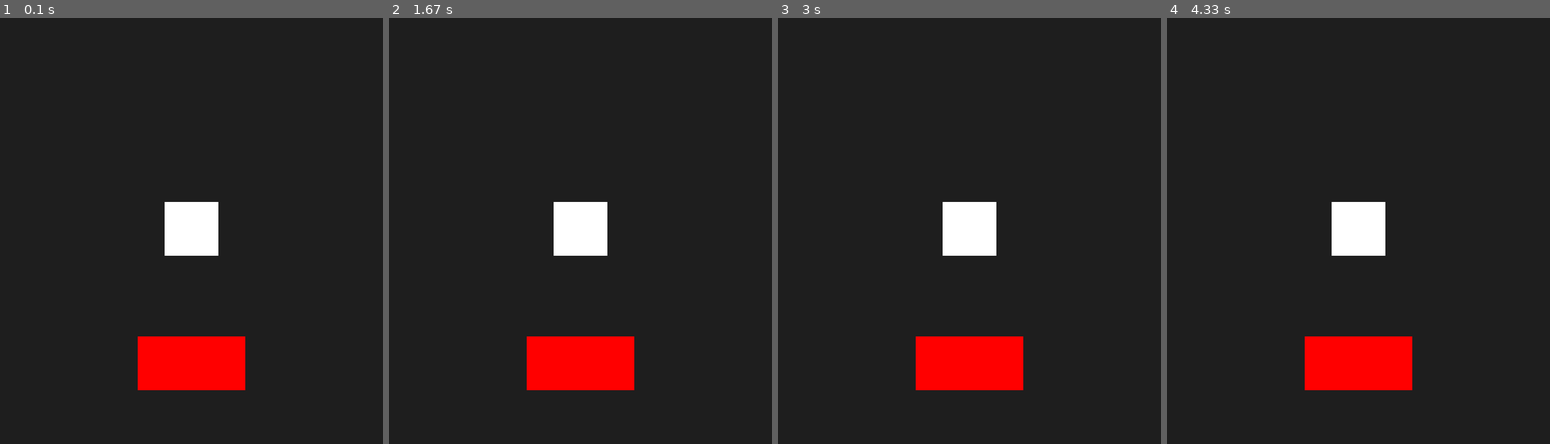
Above: before the commit, frames 1-4 (left to right).
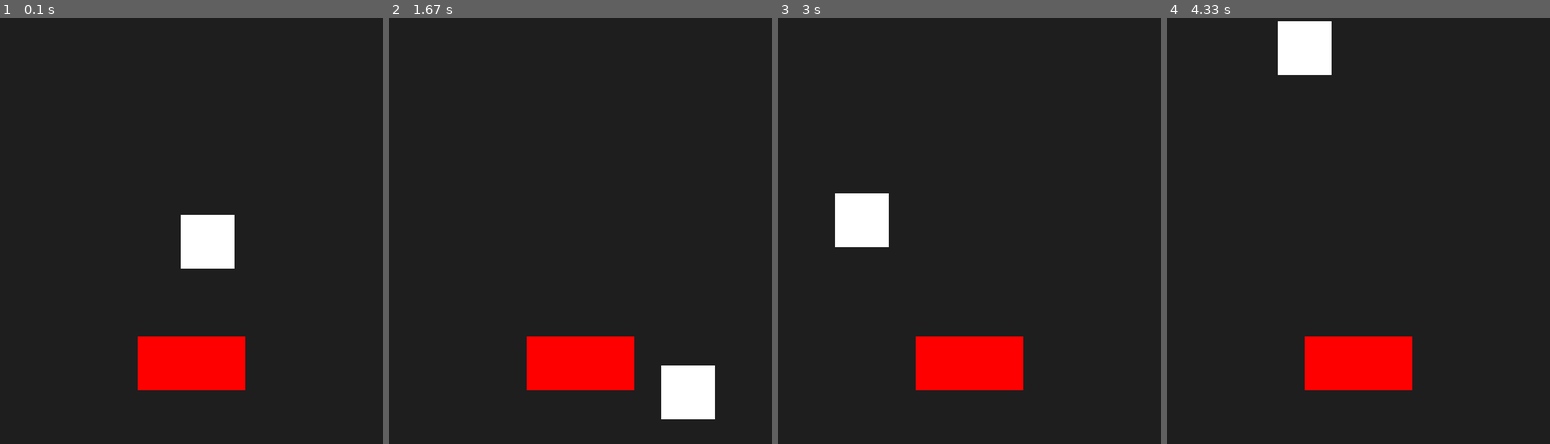
Above: after the commit, the same moments.

Repository: brccabral/Python_Pygame_CollisionsStaticMoving
Game: pygame game, started from main.py
Same seed, same stepped clock (60 frames per second), same inputs: the game is played once before the commit and once after it.
Inputs:
- Up to frame 1 (0.1 s): no input
- Up to frame 2 (1.67 s): no input
- Up to frame 3 (3 s): no input
- Up to frame 4 (4.33 s): no input

The runs differ from the first frame. In frame 1, 1.7% of the frame differs, in the area x 42-62%, y 43-59%; in frame 2, 3.5%, in the area x 42-86%, y 43-95%; in frame 3, 3.5%; in frame 4, 3.5%.

Commit message:
one rect bounces on screen

Diff:
--- a/main.py
+++ b/main.py
@@ -1,4 +1,21 @@
 import pygame, sys
+
+
+def bouncing_rect():
+    global x_speed, y_speed
+
+    moving_rect.x += x_speed
+    moving_rect.y += y_speed
+
+    # collision with screen borders
+    if moving_rect.right >= screen_width or moving_rect.left <= 0:
+        x_speed *= -1
+    if moving_rect.bottom >= screen_width or moving_rect.top <= 0:
+        y_speed *= -1
+
+    pygame.draw.rect(screen, "white", moving_rect)
+    pygame.draw.rect(screen, "red", other_rect)
+
 
 pygame.init()
 clock = pygame.time.Clock()
@@ -18,7 +35,6 @@
             sys.exit()
 
     screen.fill((30, 30, 30))
-    pygame.draw.rect(screen, "white", moving_rect)
-    pygame.draw.rect(screen, "red", other_rect)
+    bouncing_rect()
     pygame.display.flip()
     clock.tick(60)
